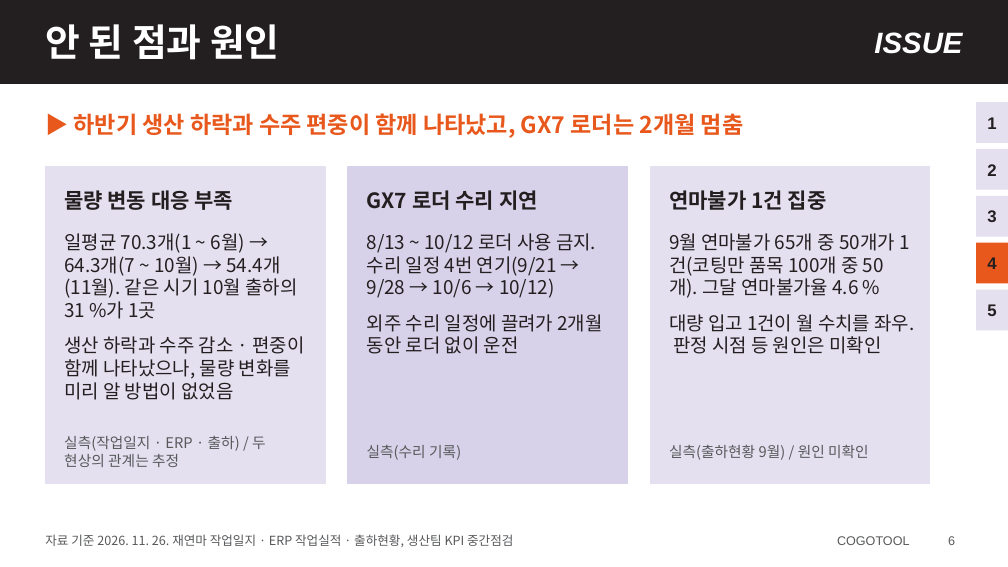
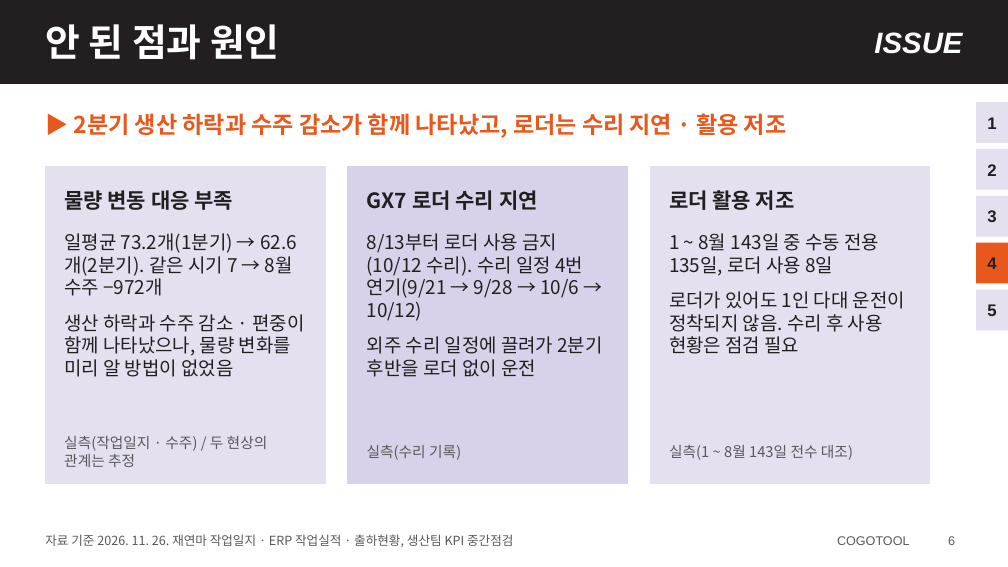
Before and after one commit to HanKyungJun/koreatooling-portal, a slide deck: slide 6 of wiki/reports/07_KPI/생산팀_KPI_중간점검_20261128.pptx. Drawn at 1008x567 pixels with LibreOffice and Linux fonts; fonts in the diff are those of the drawing. Boxes give left, top, right and bottom in pixels: in the first picture for what was removed or moved away, otherwise in the second. Text is boxed around its words. In the diff, an @@ line names an element or a change of style, - is before the commit and + after.

Commit message:
KPI 중간점검 발표자료 4~9월 기준으로 재정리 (2026-11-27)

```diff
--- a/wiki/reports/07_KPI/생산팀_KPI_중간점검_20261128.pptx
+++ b/wiki/reports/07_KPI/생산팀_KPI_중간점검_20261128.pptx
@@ text at (74,113,786,138): text changed @@
-▶ 하반기 생산 하락과 수주 편중이 함께 나타났고, GX7 로더는 2개월 멈춤
+▶ 2분기 생산 하락과 수주 감소가 함께 나타났고, 로더는 수리 지연 · 활용 저조
@@ text at (669,190,795,210): text changed @@
-연마불가 1건 집중
+로더 활용 저조
@@ text at (64,233,297,296): text changed @@
-일평균 70.3개(1 ~ 6월) → 64.3개(7 ~ 10월) → 54.4개(11월). 같은 시기 10월 출하의 31 %가 1곳
+일평균 73.2개(1분기) → 62.6개(2분기). 같은 시기 7 → 8월 수주 −972개
@@ text at (367,233,602,377): text changed @@
-8/13 ~ 10/12 로더 사용 금지. 수리 일정 4번 연기(9/21 → 9/28 → 10/6 → 10/12)
-외주 수리 일정에 끌려가 2개월 동안 로더 없이 운전
+8/13부터 로더 사용 금지(10/12 수리). 수리 일정 4번 연기(9/21 → 9/28 → 10/6 → 10/12)
+외주 수리 일정에 끌려가 2분기 후반을 로더 없이 운전
@@ text at (669,233,905,354): text changed @@
-9월 연마불가 65개 중 50개가 1건(코팅만 품목 100개 중 50개). 그달 연마불가율 4.6 %
-대량 입고 1건이 월 수치를 좌우. 판정 시점 등 원인은 미확인
+1 ~ 8월 143일 중 수동 전용 135일, 로더 사용 8일
+로더가 있어도 1인 다대 운전이 정착되지 않음. 수리 후 사용 현황은 점검 필요
@@ text at (64,436,268,467): text changed @@
-실측(작업일지 · ERP · 출하) / 두 현상의 관계는 추정
+실측(작업일지 · 수주) / 두 현상의 관계는 추정
@@ text at (669,445,853,460): text changed @@
-실측(출하현황 9월) / 원인 미확인
+실측(1 ~ 8월 143일 전수 대조)
```
Also in this commit, not shown: 6 other slides changed, 1 other file.
